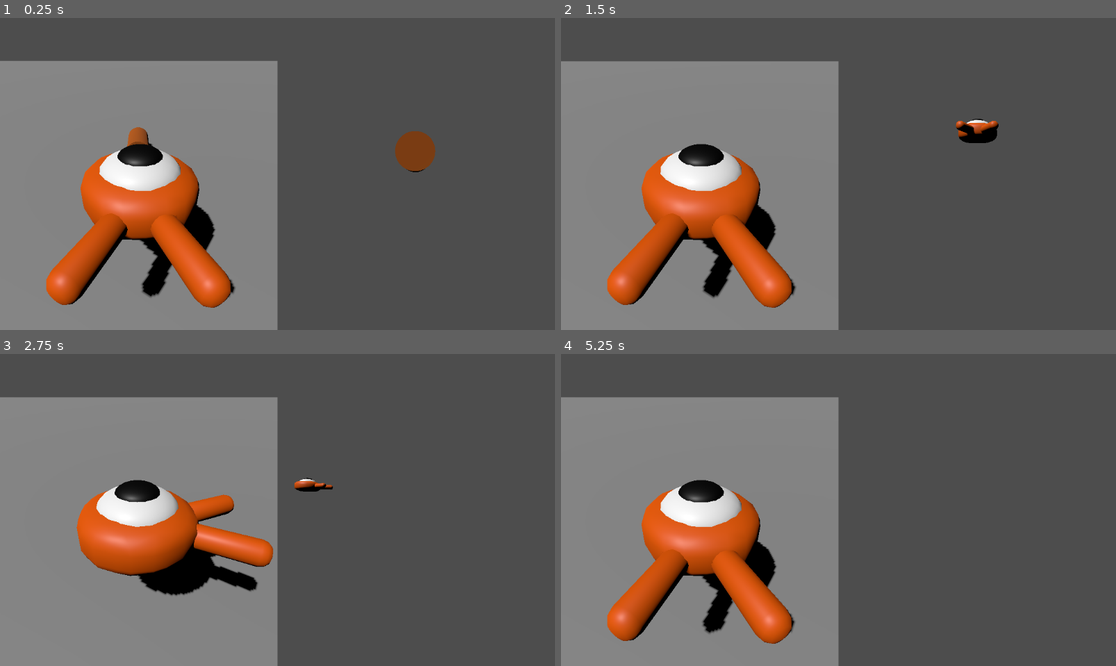
Above: before the commit, frames 1-4 (two rows, left to right).
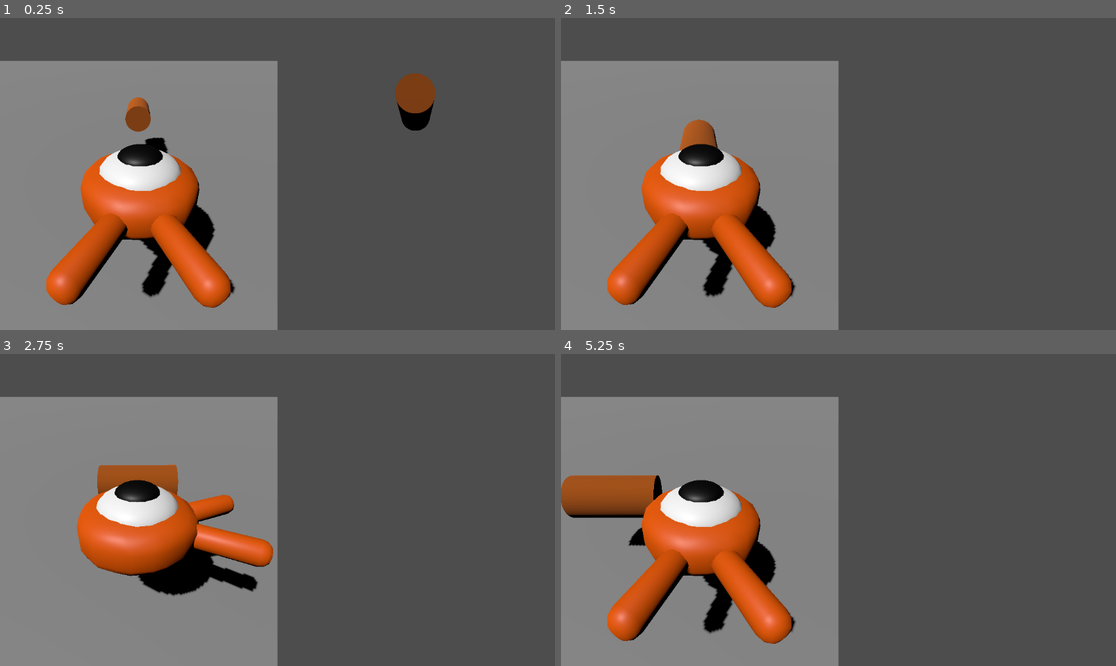
Above: after the commit, the same moments.

Repository: jensenq/folklore-gamejam
Game: Godot game, scene res://viewport_test.tscn
Same seed, same stepped clock (60 frames per second), same inputs: the game is played once before the commit and once after it. This scene is started directly instead of the project's main scene.
Inputs:
- Up to frame 1 (0.25 s): no input
- Up to frame 2 (1.5 s): tap Enter at 0.5 s; hold Down (p2_back) 0.53-1.28 s; hold W (p1_forward) from 0.53 s (still down); tap Up (p2_forward) at 1.35 s
- Up to frame 3 (2.75 s): release W (p1_forward) at 2.03 s; hold A (p1_left) from 2.03 s (still down); hold Left (p2_left) from 2.03 s (still down)
- Up to frame 4 (5.25 s): release Left (p2_left) at 2.78 s; tap Right (p2_right) at 2.85 s; release A (p1_left) at 3.53 s; hold S (p1_back) 3.53-4.28 s; hold Down (p2_back) 3.53-4.28 s; hold D (p1_right) 4.28-5.03 s; tap Up (p2_forward) at 4.35 s; hold W (p1_forward) from 5.03 s (still down); hold Left (p2_left) from 5.03 s (still down)

The runs differ from the first frame. In frame 1, 2.4% of the frame differs, in the area x 22-79%, y 17-50%; in frame 2, 1.1%; in frame 3, 1.3%; in frame 4, 2.5%, in the area x 0-43%, y 38-90%.

Commit message:
basic collision

Diff:
--- a/kraken.gd
+++ b/kraken.gd
@@ -1,6 +1,5 @@
 extends CharacterBody3D
 
-signal hit
 @export var speed = 14
 var target_velocity = Vector3.ZERO
 
@@ -8,17 +7,17 @@
 
 	# Iterate through all collisions that occurred this frame
 	for index in range(get_slide_collision_count()):
-		# We get one of the collisions with the player
+		# We get one of the collisions
 		var collision = get_slide_collision(index)
 
 		# If the collision is with ground
 		if collision.get_collider() == null:
 			continue
 
-		# If the collider is with a mob
+		# If the collider is with the ship
 		if collision.get_collider().is_in_group("ship"):
 			var ship = collision.get_collider()
-			#print("ship and kraken collided")
+			ship.on_hit()
 
 
 func _physics_process(delta):
@@ -47,11 +46,3 @@
 	# Moving the Character
 	velocity = target_velocity
 	move_and_slide()
-
-func die():
-	hit.emit()
-	queue_free()
-
-func _on_hit_detector_body_entered(body):
-	die()
-	print("ship hit")
--- a/kraken.tscn
+++ b/kraken.tscn
@@ -7,6 +7,7 @@
 radius = 1.1521
 
 [node name="kraken" type="CharacterBody3D" groups=["kraken"]]
+transform = Transform3D(1, 0, 0, 0, 1, 0, 0, 0, 1, 0, -0.825524, 0)
 collision_mask = 6
 script = ExtResource("1_juglr")
 
--- a/main.tscn
+++ b/main.tscn
@@ -37,7 +37,7 @@
 render_target_update_mode = 4
 
 [node name="kraken" parent="SubViewportContainer/SubViewport" instance=ExtResource("1_u5kcx")]
-transform = Transform3D(1, 0, 0, 0, 1, 0, 0, 0, 1, 0, 0.526307, 0)
+transform = Transform3D(1, 0, 0, 0, 1, 0, 0, 0, 1, 2.08165e-12, 2, 2.08165e-12)
 
 [node name="Marker3D" type="Marker3D" parent="SubViewportContainer/SubViewport/kraken"]
 transform = Transform3D(1, -5.2318e-16, 3.02058e-16, 3.02058e-16, 0.866025, 0.5, -5.2318e-16, -0.5, 0.866025, 2.08165e-12, 2, 3)
@@ -56,7 +56,7 @@
 render_target_update_mode = 4
 
 [node name="ship" parent="SubViewportContainer2/SubViewport" instance=ExtResource("2_vml35")]
-transform = Transform3D(1, 0, 0, 0, 1, 0, 0, 0, 1, -0.0263908, 0.566061, -6.05342)
+transform = Transform3D(1, 0, 0, 0, 1, 0, 0, 0, 1, -0.026, 2, -6.053)
 script = ExtResource("3_bldyj")
 
 [node name="Marker3D" type="Marker3D" parent="SubViewportContainer2/SubViewport/ship"]
--- a/ship.gd
+++ b/ship.gd
@@ -1,9 +1,13 @@
 extends CharacterBody3D
 
-# How fast the player moves in meters per second.
+signal ship_hit
 @export var speed = 14
 
 var target_velocity = Vector3.ZERO
+
+func on_hit():
+	ship_hit.emit()
+	#print("ship hit")
 
 
 func _physics_process(delta):
--- a/ship.tscn
+++ b/ship.tscn
@@ -8,8 +8,6 @@
 albedo_color = Color(0.647059, 0.309804, 0.00392157, 1)
 
 [sub_resource type="CylinderShape3D" id="CylinderShape3D_emph5"]
-
-[sub_resource type="CylinderShape3D" id="CylinderShape3D_mb1y7"]
 
 [node name="ship" type="CharacterBody3D" groups=["ship"]]
 collision_layer = 2
@@ -26,14 +24,3 @@
 [node name="CollisionShape3D" type="CollisionShape3D" parent="."]
 transform = Transform3D(1, 0, -1.5246e-23, -1.5246e-23, -4.37114e-08, -1, 0, 1, -4.37114e-08, 0, 0, 0)
 shape = SubResource("CylinderShape3D_emph5")
-
-[node name="hit_detector" type="Area3D" parent="."]
-collision_layer = 2
-collision_mask = 5
-monitorable = false
-
-[node name="CollisionShape3D" type="CollisionShape3D" parent="hit_detector"]
-transform = Transform3D(1.25, -8.71967e-16, -1.90574e-23, -1.90574e-23, -5.46392e-08, 1.25, -8.71967e-16, -1.25, -5.46392e-08, 0, 0, 0)
-shape = SubResource("CylinderShape3D_mb1y7")
-
-[connection signal="body_entered" from="hit_detector" to="." method="_on_hit_detector_body_entered"]
Not shown: 1 places in ship.tscn that only renumber resources
